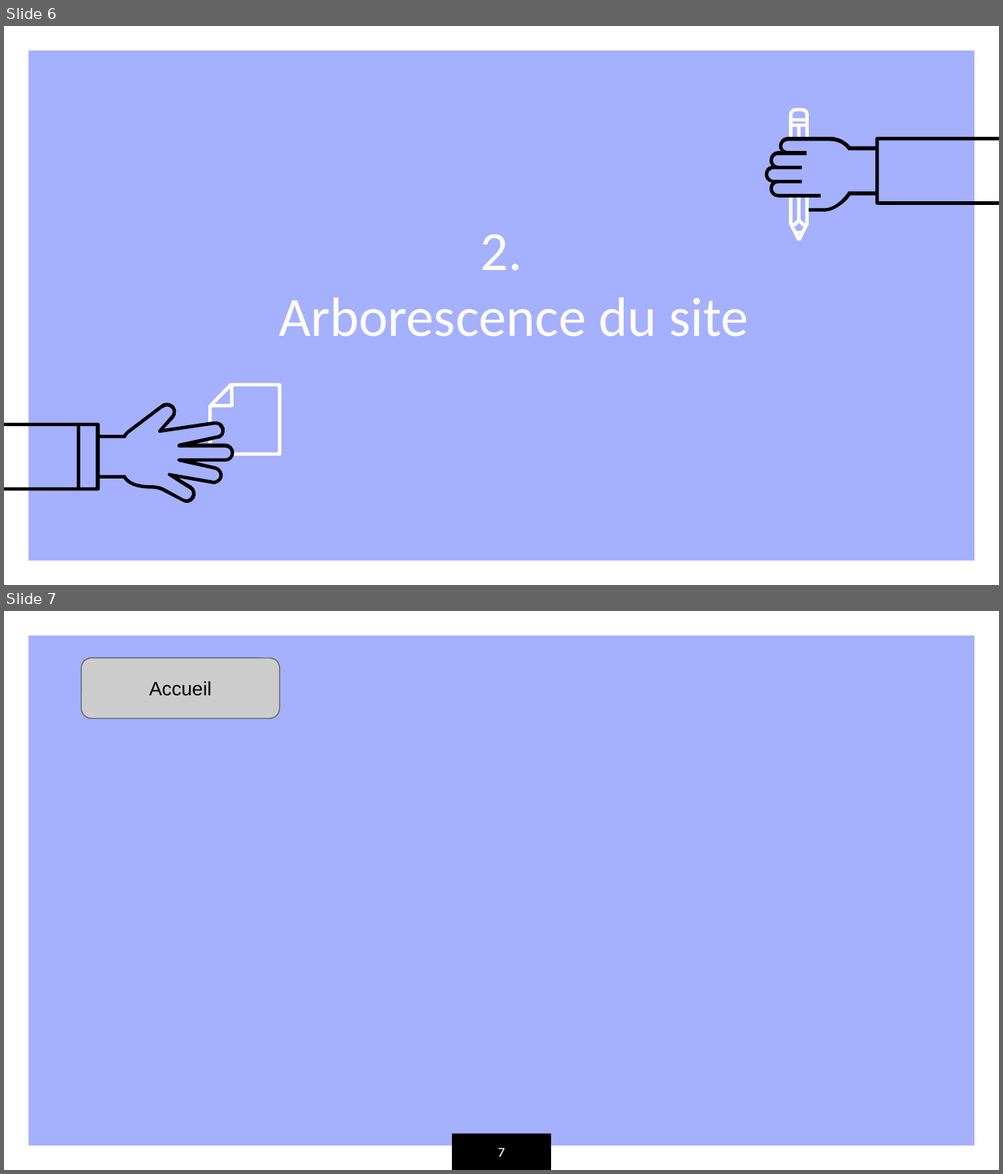
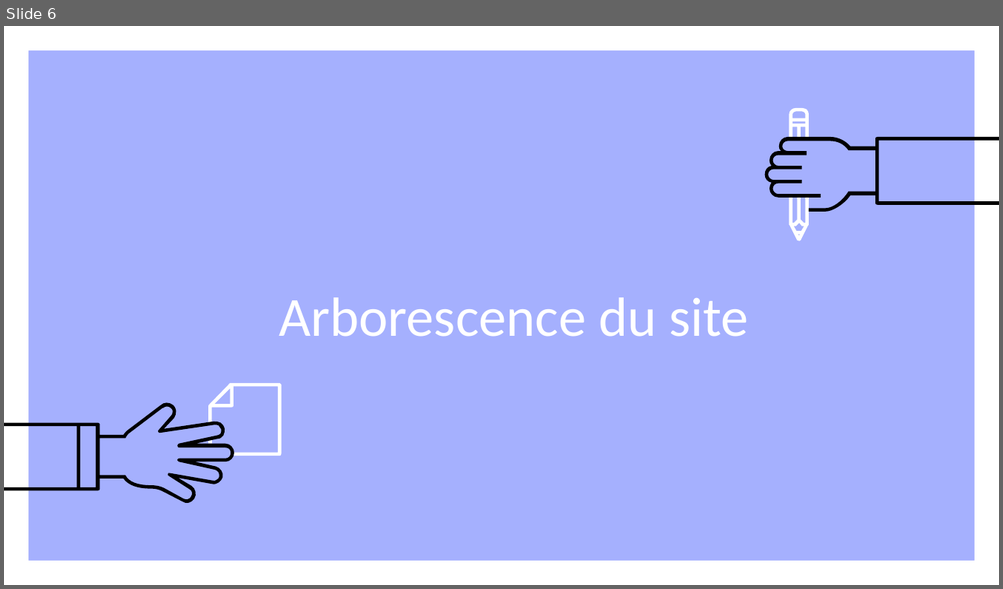
Before and after one commit to WCraW/OpenClassRoomP3, a slide deck: Slide Projet 3.pptx. Shown one above the other, each under a label of ours: slides 6 and 7 before the commit, slide 6 after it. The pictures are 1003x1174 and 1003x589 pixels, drawn with LibreOffice and Linux fonts; fonts in the diff are those of the drawing. Boxes give left, top, right and bottom in pixels: in the first picture for what was removed or moved away, otherwise in the second. Text is boxed around its words. In the diff, an @@ line names an element or a change of style, - is before the commit and + after.

```diff
--- a/Slide Projet 3.pptx
+++ b/Slide Projet 3.pptx
@@ slide 7 removed at (x1=4, y1=611, x2=999, y2=1170), background #A5B0FE; not listed: 1 template element that a slide beside it also shows @@
@@ rounded rectangle removed at (x1=82, y1=658, x2=279, y2=718) @@
-Accueil
@@ rectangle removed at (x1=452, y1=1133, x2=552, y2=1170) @@
@@ page number removed at (x1=498, y1=1148, x2=505, y2=1157) @@
-7
@@ slide 6 changed as well @@
@@ title at (x1=481, y1=235, x2=523, y2=271): paragraph removed @@
-2.
```
Also in this commit, not shown: 4 other slides changed, 6 slides added, 3 other slides removed, 1 other file.
